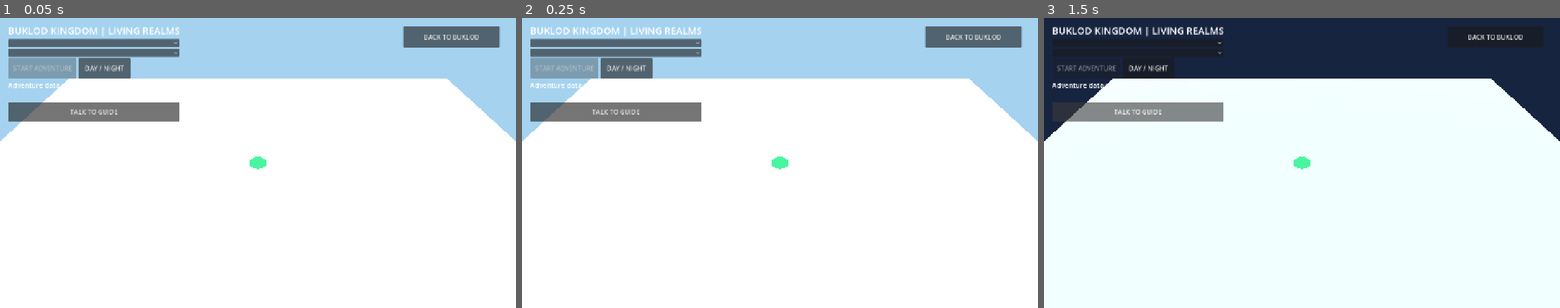
Above: before the commit, frames 1-3 (left to right).
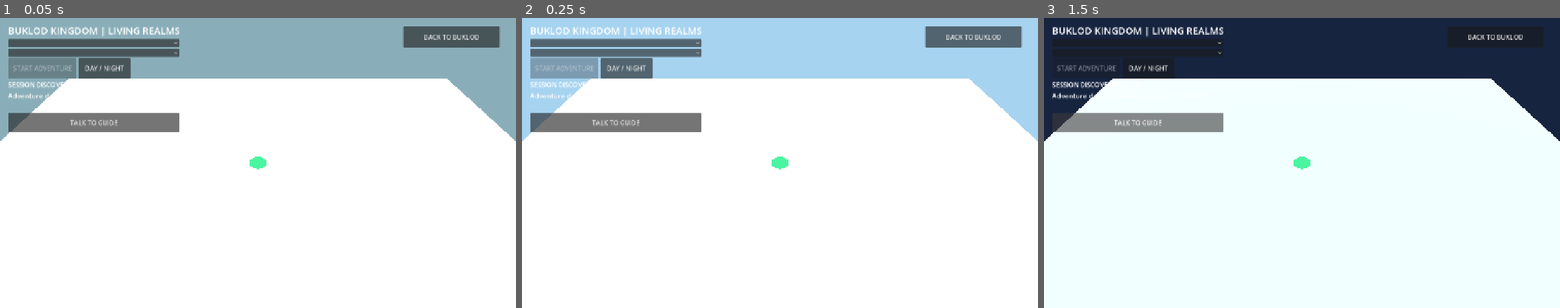
Above: after the commit, the same moments.

Repository: faust-0612/BUKLOD-Rork
Game: Godot game, scene res://scenes/LivingKingdom.tscn
The game is run twice, just before and just after one commit, with the same random seed, the same clock (stepped at 60 frames per second) and the same inputs. This scene is started directly instead of the project's main scene.
Inputs:
- Up to frame 1 (0.05 s): no input
- Up to frame 2 (0.25 s): no input
- Up to frame 3 (1.5 s): click "DAY / NIGHT" at 0.5 s; click "TALK TO GUIDE" at 1.25 s

The runs differ from the first frame. In frame 1, 22% of the frame differs, in the area x 0-100%, y 0-43%; in frame 2, 2.7%; in frame 3, 2.5%.

Commit message:
feat(kingdom): connected session adventures, daylight cycle and guarded realm switching

Diff:
--- a/godot/empire-arena/scripts/living_kingdom.gd
+++ b/godot/empire-arena/scripts/living_kingdom.gd
@@ -12,7 +12,7 @@
 var realm_picker: OptionButton
 var mission_picker: OptionButton
 var action_button: Button
-var target_nodes: Array[Node3D] = []
+var target_nodes: Array[MeshInstance3D] = []
 var quest_status: Label
 var return_marker: Node3D
 var world_sun: DirectionalLight3D
@@ -32,6 +32,9 @@
 var day_phase := 0.22
 var sky_auto := true
 var realm_profile: Dictionary = {}
+var next_button: Button
+var session_label: Label
+var daylight_update := 0.0
 
 func _get_world() -> String:
     return "kingdom"
@@ -150,14 +153,14 @@
 func _apply_daylight() -> void:
     if world_sun == null or realm_environment == null:
         return
-    var sun_amount := 0.0 if night else (0.65 + 0.35 * sin(day_phase * TAU))
+    var sun_amount := clampf(0.5 + 0.65 * sin(day_phase * TAU), 0.0, 1.0) if sky_auto else (0.0 if night else 1.0)
     world_sun.light_energy = lerpf(0.27, 1.7, sun_amount)
     world_sun.light_color = Color("#b3cbff").lerp(Color("#fff3d2"), sun_amount)
     var sky := Color(str(realm_profile.get("sky", "#a6d3f0")))
     realm_environment.background_color = Color("#172440").lerp(sky, sun_amount)
     realm_environment.ambient_light_energy = lerpf(0.42, 0.82, sun_amount)
 
-func _marker(at: Vector3, tint: Color) -> Node3D:
+func _marker(at: Vector3, tint: Color) -> MeshInstance3D:
     var node := MeshInstance3D.new()
     var mesh := CylinderMesh.new()
     mesh.top_radius = 0.65
@@ -205,6 +208,13 @@
     sky_button.custom_minimum_size = Vector2(130, 50)
     sky_button.pressed.connect(_toggle_sky)
     controls.add_child(sky_button)
+    next_button = Button.new()
+    next_button.text = "NEXT ADVENTURE"
+    next_button.custom_minimum_size = Vector2(160, 48)
+    next_button.pressed.connect(_next_adventure)
+    panel.add_child(next_button)
+    session_label = Label.new()
+    panel.add_child(session_label)
     quest_status = Label.new()
     quest_status.add_theme_font_size_override("font_size", 17)
     quest_status.custom_minimum_size = Vector2(390, 0)
@@ -249,8 +259,10 @@
     if index < 0 or index >= realms.size():
         return
     realm_index = index
+    quest.cancel()
     _refresh_missions()
     _apply_realm_visuals()
+    _update_quest_status()
 
 func _refresh_missions() -> void:
     mission_picker.clear()
@@ -260,6 +272,21 @@
         return
     for mission in realms[realm_index].get("missions", []):
         mission_picker.add_item(str(mission.get("title", "")))
+
+func _next_adventure() -> void:
+    if quest.phase != "complete" or realms.is_empty():
+        return
+    var missions: Array = realms[realm_index].get("missions", [])
+    if mission_index + 1 < missions.size():
+        mission_index += 1
+        mission_picker.select(mission_index)
+        quest.cancel()
+        _update_quest_status()
+    else:
+        # Continue through the realm story without inventing unlocks or reward credit.
+        var next_realm := (realm_index + 1) % realms.size()
+        realm_picker.select(next_realm)
+        _select_realm(next_realm)
 
 func _start_or_cancel() -> void:
     if quest.phase in ["active", "return"]:
@@ -305,7 +332,10 @@
     super._process(delta)
     if sky_auto:
         day_phase = fposmod(day_phase + minf(delta, 0.05) / 240.0, 1.0)
-        _apply_daylight()
+        daylight_update += delta
+        if daylight_update >= 0.2:
+            daylight_update = 0.0
+            _apply_daylight()
     if guide != null:
         guide.frame = int(elapsed * 5.0) % 8
         guide_near = player.position.distance_to(Vector3(0, 0, -1.5)) <= 3.2
@@ -328,6 +358,8 @@
     realm_picker.disabled = active
     mission_picker.disabled = active
     action_button.text = "CANCEL ADVENTURE" if active else "START ADVENTURE"
+    next_button.visible = quest.phase == "complete"
+    session_label.text = "SESSION DISCOVERIES: %d / 39" % quest.completed.size()
     for i in range(target_nodes.size()):
         target_nodes[i].visible = quest.phase == "active" and i < int(quest.mission.get("count", 0)) and not quest.visited.has(i)
         if target_nodes[i].visible and quest.mission.get("kind") != "collect":
@@ -340,7 +372,7 @@
     elif quest.phase == "return":
         quest_status.text = "Return to the green beacon to finish."
     elif quest.phase == "complete":
-        quest_status.text = "Adventure complete! Session practice only. No BP, XP or wallet credit."
+        quest_status.text = "Adventure complete! Continue to the next challenge or replay. No BP, XP or wallet credit."
     else:
         quest_status.text = "Choose a realm and adventure. Session practice, no account rewards."
 
--- a/godot/empire-arena/tests/living_kingdom_smoke.gd
+++ b/godot/empire-arena/tests/living_kingdom_smoke.gd
@@ -61,5 +61,18 @@
     if world.quest.visited.size() != 1:
         quit(9)
         return
+    # The next-adventure action must keep all earlier session clears.
+    var spec: Dictionary = world.quest.mission
+    for i in range(int(spec.count)):
+        if not world.quest.visited.has(i):
+            world.quest.visit(i, 0.0)
+    if not world.quest.finish(0.0):
+        quit(13)
+        return
+    world._update_quest_status()
+    world._next_adventure()
+    if world.mission_index != 1 or world.quest.completed.size() != 1 or world.quest.phase != "idle":
+        quit(14)
+        return
     print("BUKLOD_LIVING_KINGDOM_39_MISSIONS_AND_ARRIVAL_PASS")
     quit(0)
